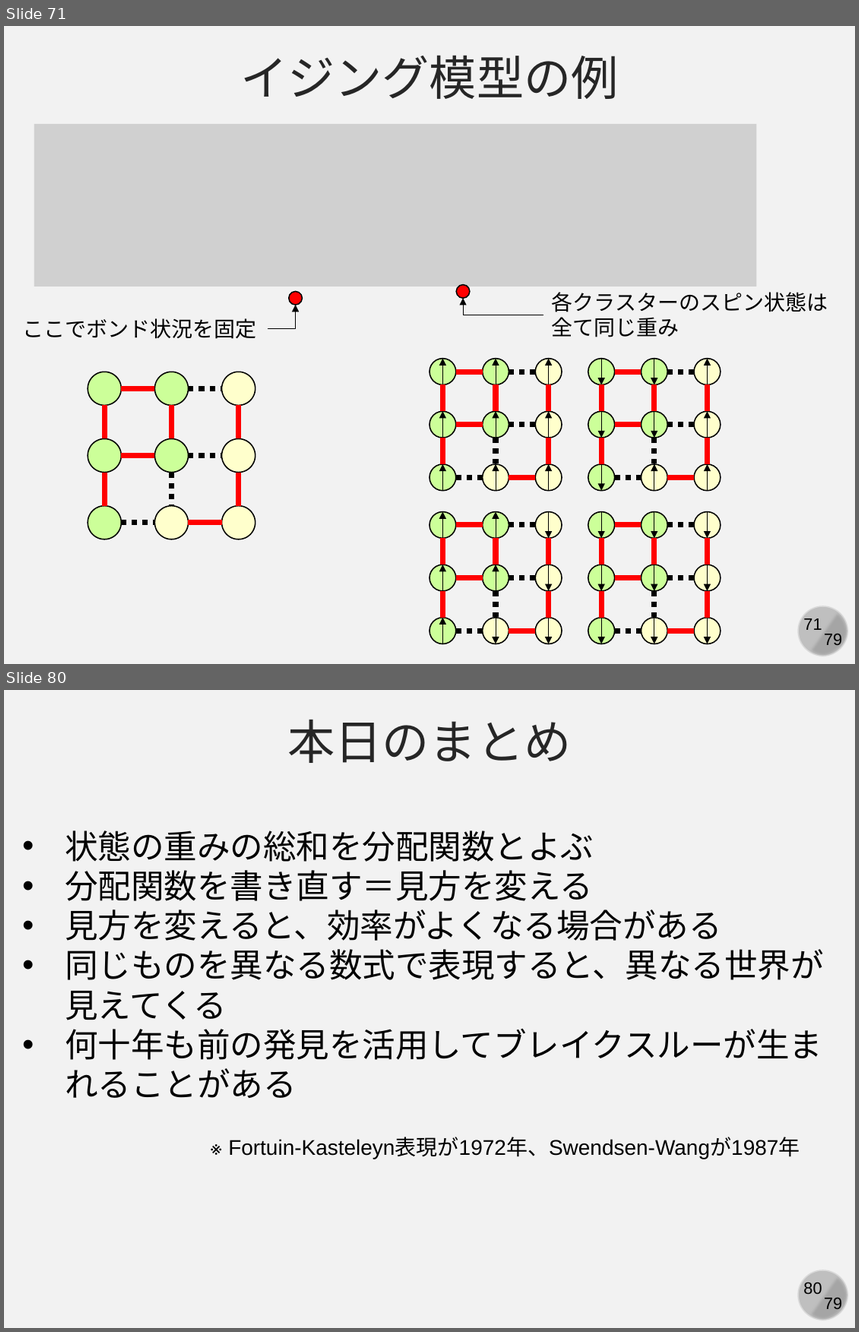
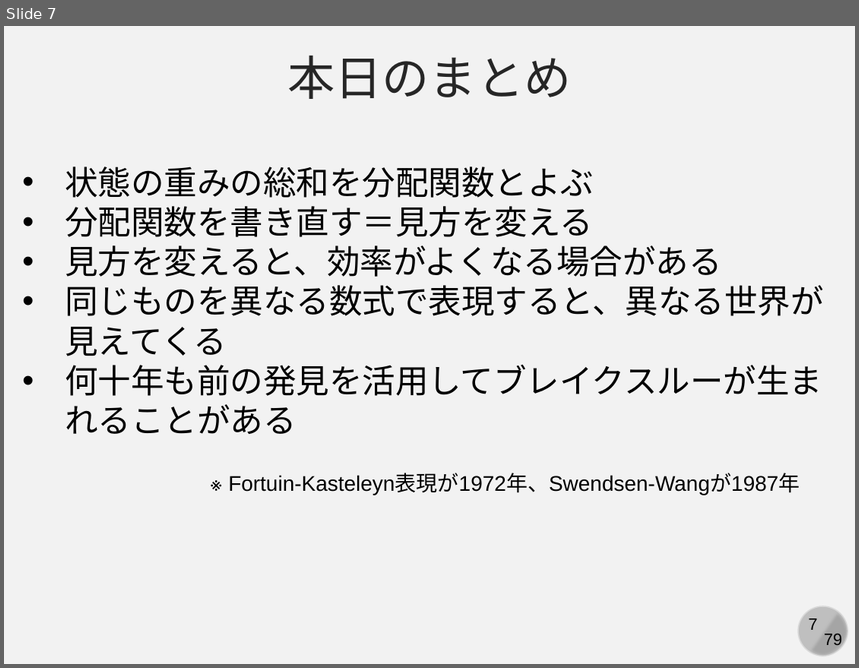
Before and after one commit to kaityo256/simulation_engineering, a slide deck: markov_chain/markov.pptx. Shown one above the other, each under a label of ours: slides 71 and 80 before the commit, slide 7 after it; the slides between them are not shown. The pictures are 859x1332 and 859x668 pixels, drawn with LibreOffice and Linux fonts; fonts in the diff are those of the drawing; grey boxes stand for pictures. Boxes give left, top, right and bottom in pixels: in the first picture for what was removed or moved away, otherwise in the second. Text is boxed around its words. In the diff, an @@ line names an element or a change of style, - is before the commit and + after.

```diff
--- a/markov_chain/markov.pptx
+++ b/markov_chain/markov.pptx
@@ slide 71 removed at [4,26,855,664], background #F2F2F2; not listed: 4 template elements that a slide beside it also shows @@
@@ text removed at [240,55,618,99] @@
-イジング模型の例
@@ picture removed at [34,124,756,287] @@
@@ ellipse removed at [289,291,303,305] @@
@@ ellipse removed at [456,284,470,298] @@
@@ elbow arrow removed from (544, 315) to (463, 298) @@
@@ text removed at [552,292,828,338] @@
-各クラスターのスピン状態は
-全て同じ重み
@@ text removed at [22,319,256,339] @@
-ここでボンド状況を固定
@@ elbow arrow removed from (268, 329) to (296, 305) @@
@@ ellipse removed at [88,372,120,404] @@
@@ line removed from (122, 389) to (154, 389) @@
@@ ellipse removed at [154,372,188,404] @@
@@ line removed from (189, 389) to (222, 389) @@
@@ ellipse removed at [222,372,255,404] @@
@@ line removed from (104, 406) to (104, 439) @@
@@ line removed from (172, 406) to (172, 439) @@
@@ line removed from (239, 406) to (239, 439) @@
@@ ellipse removed at [88,439,120,472] @@
@@ line removed from (122, 456) to (154, 456) @@
@@ ellipse removed at [154,439,188,472] @@
@@ line removed from (189, 456) to (222, 456) @@
@@ ellipse removed at [222,439,255,472] @@
@@ line removed from (104, 473) to (104, 506) @@
@@ line removed from (172, 473) to (172, 506) @@
@@ line removed from (239, 473) to (239, 506) @@
@@ ellipse removed at [88,506,120,539] @@
@@ line removed from (122, 523) to (154, 523) @@
@@ ellipse removed at [154,506,188,539] @@
@@ line removed from (189, 523) to (222, 523) @@
@@ ellipse removed at [222,506,255,539] @@
@@ group removed at [430,359,721,644]: 48 lines, 36 ellipses, 36 arrows @@
@@ what was slide 80 is now slide 7 @@
@@ page number at [809,619,818,630]: text changed @@
-80
+7
```
Also in this commit, not shown: 2 slides changed, 3 slides added, 75 other slides removed.
